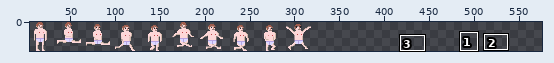
Sprite sheet -- goto_dungeon/Sprites/chraracterSprites/naked.png. Above, an overview of the earlier version with the close-up marked.
Close-up. As it was:
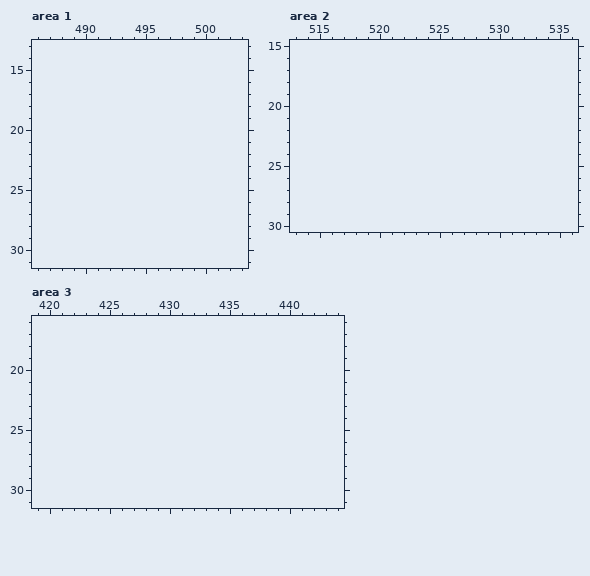
The file is 320x32 pixels. Shown: area 1: x 486..503, y 13..31; area 2: x 513..536, y 15..30; area 3: x 419..444, y 16..31. The old version is drawn lined up with the new one, on the new canvas. The wide view leaves out empty margins. The commit also changed other parts of the picture, which this record leaves out.
Palette (. is transparent): 
The result:
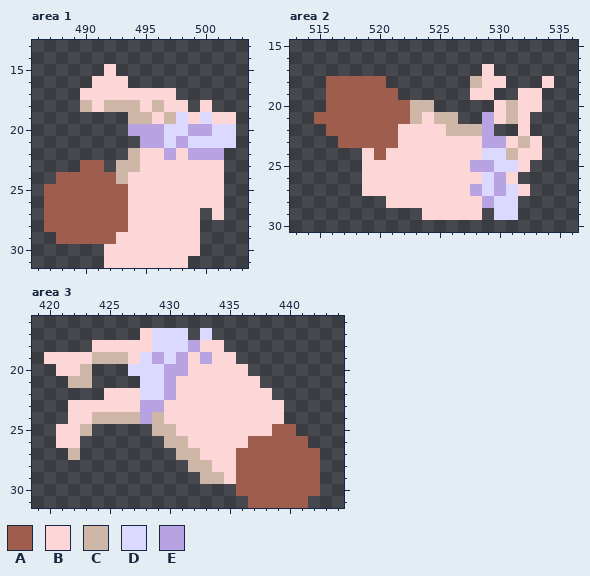
Colours new in this view: A #9f5d4d  B #fdd7d8  C #cfb7a8  D #dbd9ff  E #b7a3e1
From old to new:
canvas 320x32 -> 576x32
Changed rows in their new state; - is an unchanged pixel.
Area 1:
first column x 487:
15 -----B----------
16 ----BBB---------
17 ---BBBBBBBB-----
18 ---CBCCCBCBB-B--
19 -------CCBCDBDBB
20 -------EEEDDEEDD
21 --------EEDEDDDD
22 -------CBBEBEEE-
23 ---AA-CCBBBBBBB-
24 -AAAAACBBBBBBBB-
25 AAAAAAABBBBBBBB-
26 AAAAAAABBBBBBBB-
27 AAAAAAABBBBBB-B-
28 AAAAAAABBBBBB---
29 -AAAAABBBBBBB---
30 -----BBBBBBBB---
31 -----BBBBBBB----
Area 2:
first column x 515:
17 --------------B-----
18 -AAAAA-------CBB---B
19 -AAAAAA------BB--BB-
20 -AAAAAAACC-----BCBB-
21 AAAAAAAACBCC--EBCB--
22 -AAAAAABBBBCCCE--B--
23 --AAAAABBBBBBBEEBCB-
24 ----BABBBBBBBBDDCBB-
25 ----BBBBBBBBBEEDDB--
26 ----BBBBBBBBBBDEB---
27 ----BBBBBBBBBEDEDB--
28 ------BBBBBBBBEDD---
29 ---------BBBBB-DD---
Area 3:
first column x 420:
17 --------BDDD-D---------
18 ----BBBBBDDDEBB--------
19 BBBBCCCBDEDEBEBB-------
20 -BBC---DDDEEBBBBB------
21 --CC----DDEBBBBBBB-----
22 -----BBBDDEBBBBBBBB----
23 --BBBBBBEEBBBBBBBBBB---
24 --BBCCCCECBBBBBBBBBB---
25 -BBC-----CCBBBBBBBBAA--
26 -BB-------CCBBBBBAAAAA-
27 --C--------CCBBBAAAAAAA
28 ------------CCBBAAAAAAA
29 -------------CCBAAAAAAA
30 ----------------AAAAAAA
31 -----------------AAAAA-
Pixel boxes of the changes (left, top, right, bottom) in both close-ups:
added: (44, 64, 236, 268)
added: (314, 64, 554, 220)
added: (44, 328, 320, 508)
